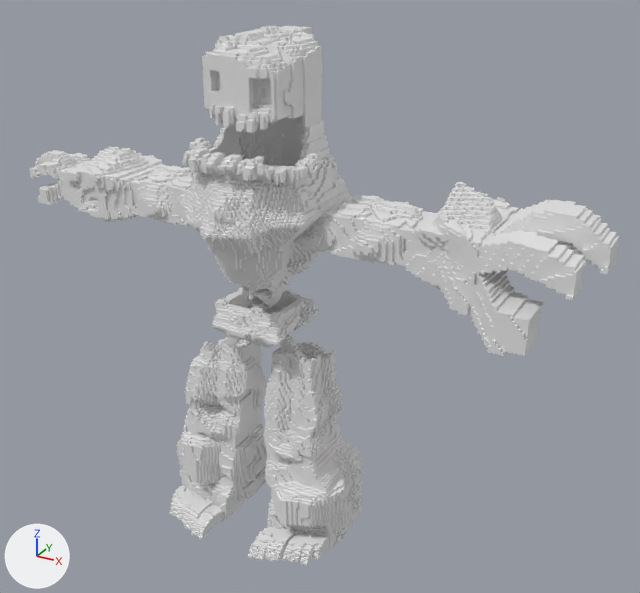
What one commit did to the FBX model Modelos 3D/Golem.fbx.
Before and after are seen from a 50 mm lens placed at (18.7, -28.9, 25.6), pointed at (2.1, 1.2, 10.6). Lighting does not change. The marker at lower left points along +X, +Y and +Z.

The first picture shows 'Golem.007', 'Golem.008', 'Golem.009'.
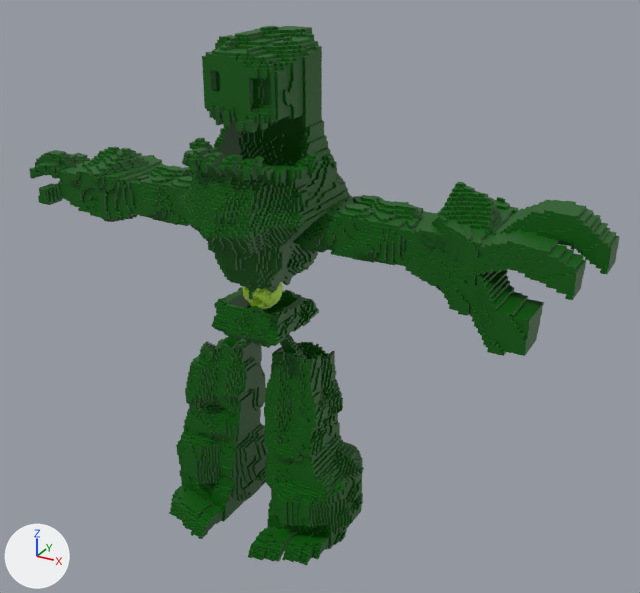
The change in detail:
Material 'Material' (mat_material) changes colour from white #e7e7e7 to green #c4f435; in linear values from (0.8, 0.8, 0.8) to (0.552, 0.905, 0.0356).
Material 'Material.001' (mat_material_001) is new.
Its base color is (0.0, 0.102, 0.0) (dark green #005a00).
me_cube_012 has 47852 vertices, 47956 faces and spans x -4.59..4.68, y -3.65..2.53, z -16.34..-5.67.
me_cube_012 no longer uses material mat_material (white #e7e7e7).
me_cube_012 now uses material mat_material_001 (dark green #005a00).
me_cube_010 has 55038 vertices, 55256 faces and spans x -12.8..13.8, y -3.8..4.6, z -2.8..7.6.
me_cube_010 no longer uses material mat_material (white #e7e7e7).
me_cube_010 now uses material mat_material_001 (dark green #005a00).

Pixel boxes [x1, y1, x2, y2] of what changed, in the pictures (640 x 593 px):
'Golem.007', recoloured (white to green): [29, 26, 620, 356] in both
'Golem.009', recoloured (white to green): [169, 287, 364, 566] in both
'Golem.008', recoloured (white to green): [242, 282, 283, 309] in both
